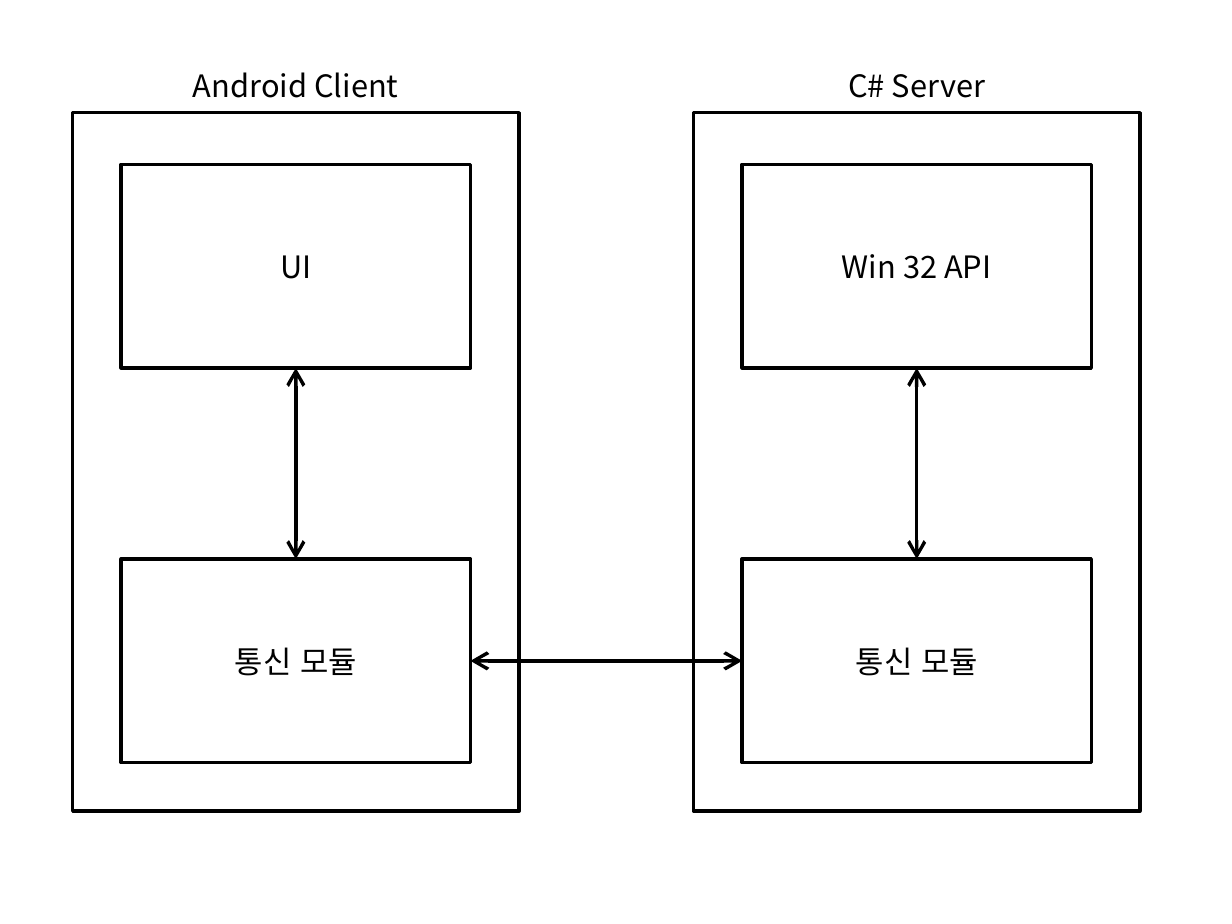
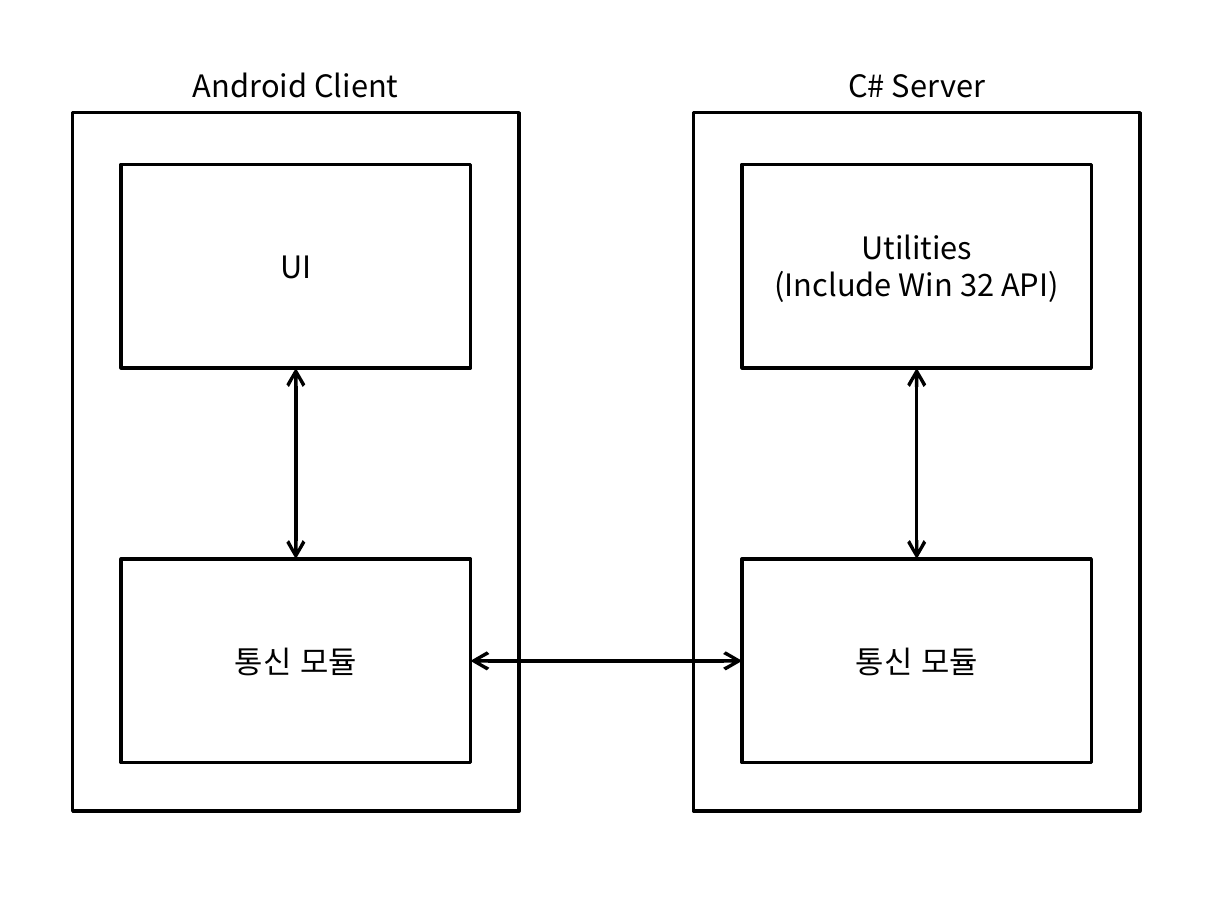
Before and after one commit to uhm0311/PPT-Remote-Viewer, a slide deck: slide 1 of 문서/개요.pptx. Drawn at 1232x924 pixels with LibreOffice and Linux fonts; fonts in the diff are those of the drawing. Boxes give left, top, right and bottom in pixels: in the first picture for what was removed or moved away, otherwise in the second. Text is boxed around its words. In the diff, an @@ line names an element or a change of style, - is before the commit and + after.

```diff
--- a/문서/개요.pptx
+++ b/문서/개요.pptx
@@ text in rectangle at (x1=775, y1=234, x2=1059, y2=302): text changed @@
-Win 32 API
+Utilities
+(Include Win 32 API)
```
Also in this commit, not shown: 1 other slide changed, 15 other files.
